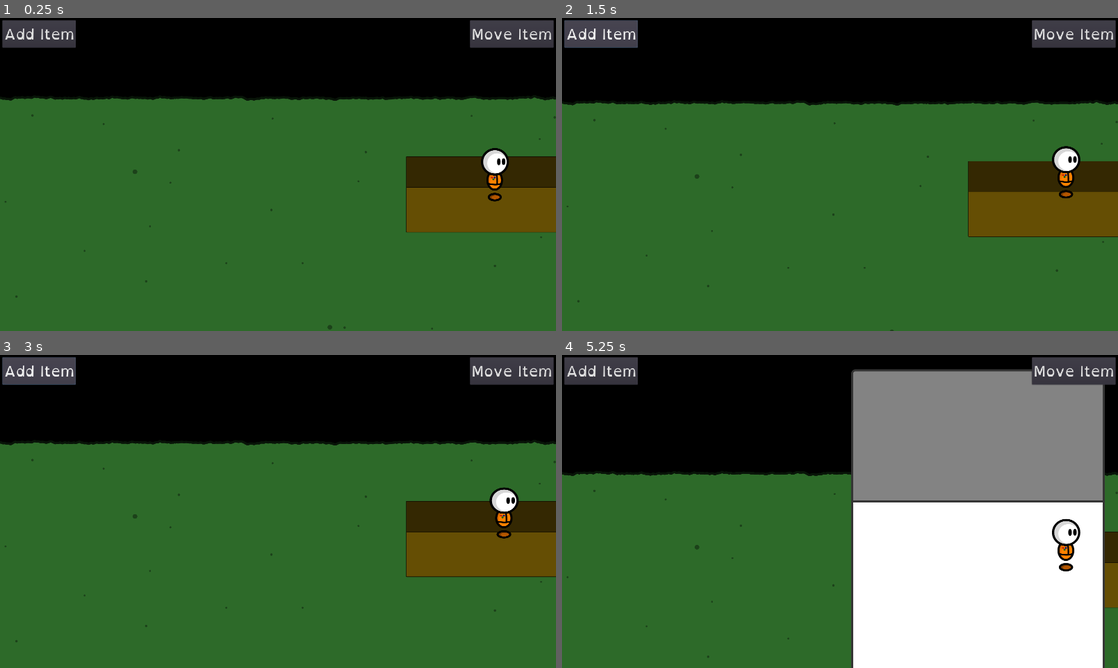
Above: before the commit, frames 1-4 (two rows, left to right).
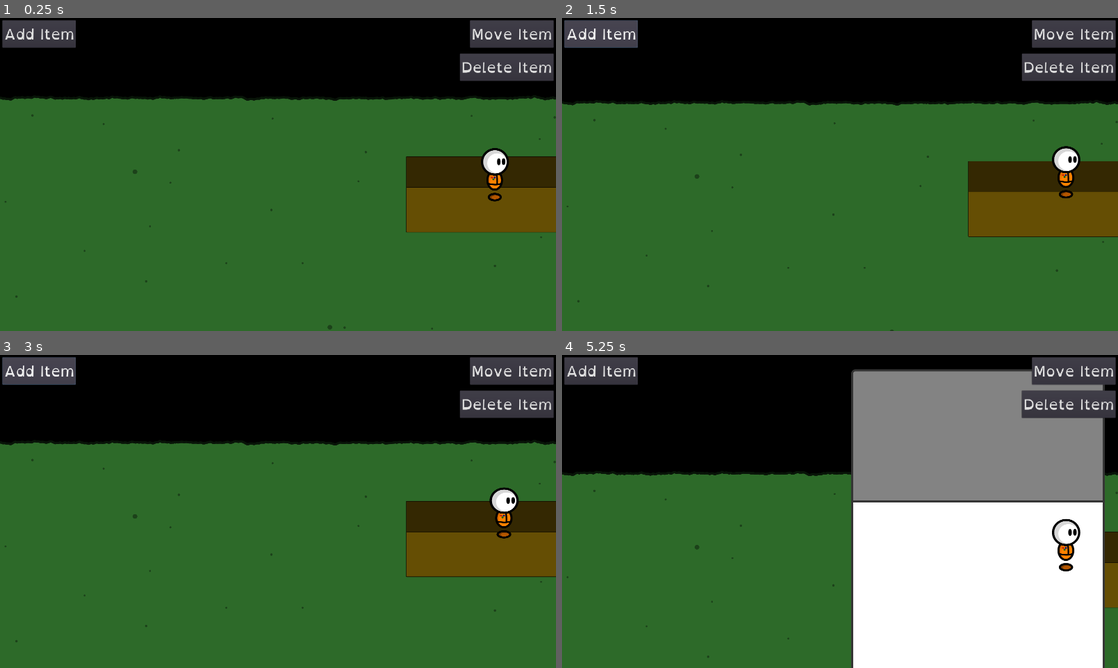
Above: after the commit, the same moments.

Repository: fupicat/szabandoned-0
Game: Godot game, scene res://Scenes/Places/House.tscn
Two runs of this game, one before a commit and one after it. Both use one fixed random seed, a clock stepped at 60 frames per second and the inputs below.
Inputs:
- Up to frame 1 (0.25 s): no input
- Up to frame 2 (1.5 s): click "Add Item" at 0.5 s; click "Accept" at 1.25 s
- Up to frame 3 (3 s): click "Move Item" at 2 s; click "Accept" at 2.75 s
- Up to frame 4 (5.25 s): hold Right (right) 3.53-4.25 s; hold X (action) 3.53-4.25 s; tap Tab (mode) at 3.8, 5.1 s; click "Small Room" at 4.25 s; hold Down (down) from 5.03 s (still down)

The runs differ from the first frame. In frame 1, 1.5% of the frame differs, in the area x 82-100%, y 11-21%; in frame 2, 1.5%; in frame 3, 1.5%; in frame 4, 1.5%.

Commit message:
Delete items

Diff:
--- a/Scenes/Places/House.tscn
+++ b/Scenes/Places/House.tscn
@@ -35,7 +35,7 @@
 script = ExtResource( 1 )
 __meta__ = {
 "_edit_horizontal_guides_": [  ],
-"_edit_vertical_guides_": [  ]
+"_edit_vertical_guides_": [ 1913.0 ]
 }
 
 [node name="Player" parent="." instance=ExtResource( 2 )]
@@ -93,7 +93,6 @@
 }
 
 [node name="HouseUI" type="CanvasLayer" parent="."]
-editor/display_folded = true
 script = ExtResource( 5 )
 
 [node name="UI" type="Control" parent="HouseUI"]
@@ -116,6 +115,15 @@
 margin_right = -8.0
 margin_bottom = 102.0
 text = "Move Item"
+
+[node name="Delete" type="Button" parent="HouseUI/UI"]
+anchor_left = 1.0
+anchor_right = 1.0
+margin_left = -332.0
+margin_top = 122.65
+margin_right = -8.0
+margin_bottom = 216.65
+text = "Delete Item"
 
 [node name="Items" type="ScrollContainer" parent="HouseUI/UI"]
 anchor_top = 1.0
@@ -146,5 +154,6 @@
 [connection signal="body_exited" from="Grama/PlacentUp" to="." method="_on_PlacentUp_body_exited"]
 [connection signal="pressed" from="HouseUI/UI/Mode" to="HouseUI" method="_on_Mode_pressed"]
 [connection signal="pressed" from="HouseUI/UI/Move" to="HouseUI" method="_on_Move_pressed"]
+[connection signal="pressed" from="HouseUI/UI/Delete" to="HouseUI" method="_on_Delete_pressed"]
 [connection signal="pressed" from="HouseUI/UI/Items/H/SmallRoom" to="HouseUI" method="_on_SmallRoom_pressed"]
 [connection signal="pressed" from="HouseUI/UI/Items/H/Sofa" to="HouseUI" method="_on_Sofa_pressed"]
--- a/Scripts/Places/House.gd
+++ b/Scripts/Places/House.gd
@@ -4,6 +4,7 @@
 var old_col = null
 var edit_mode = false
 var move_mode = false
+var delete_mode = false
 var obj = null
 var place_up = true
 var place_down = true
@@ -22,10 +23,12 @@
         $Player.position.y -= 10
 
 func _input(event):
-    if (event.is_action_pressed("action") and edit_mode and !move_mode) or event.is_action_pressed("mode"):
+    if (event.is_action_pressed("action") and edit_mode and !move_mode and !delete_mode) or event.is_action_pressed("mode"):
         switch_edit_mode()
     if event.is_action_pressed('action') and move_mode:
         move_obj()
+    if event.is_action_pressed("action") and delete_mode:
+        delete_obj()
 
 
 func switch_edit_mode(): # Returns true if switched.
@@ -47,7 +50,9 @@
         $Player/CollisionShape2D.disabled = false
         $Player.position = Vector2(3195, 1522)
         $HouseUI/UI/Move.show()
+        $HouseUI/UI/Delete.show()
         move_mode = false
+        delete_mode = false
     else:
         $HouseUI/UI/Mode.text = "Accept"
         $HouseUI/UI/Items.show()
@@ -59,10 +64,11 @@
         for node in get_tree().get_nodes_in_group("Interactable"):
             node.get_node("Col").disabled = true
 
-        if move_mode:
+        if move_mode or delete_mode:
             $HouseUI/UI/Items.hide()
             $Player.show()
         $HouseUI/UI/Move.hide()
+        $HouseUI/UI/Delete.hide()
 
     return true
 
@@ -109,6 +115,18 @@
         move_mode = false
         movethis.move = true
 
+func delete_obj():
+    var tocando = []
+    for node in get_tree().get_nodes_in_group('Interactable'):
+        if node.on_me:
+            tocando.append(node)
+    var delthis = null
+    for node in tocando:
+        if delthis == null or node.z_index > delthis.z_index:
+            delthis = node
+    if delthis != null:
+        delthis.queue_free()
+
 # Actions
 
 func Rotate(var upper):
--- a/Scripts/UI/HouseUI.gd
+++ b/Scripts/UI/HouseUI.gd
@@ -15,3 +15,7 @@
 
 func _on_Sofa_pressed():
     get_parent().add_placeable(load("res://Scenes/Placeables/Sofa.tscn"))
+
+func _on_Delete_pressed():
+    get_parent().delete_mode = true
+    get_parent().switch_edit_mode()
